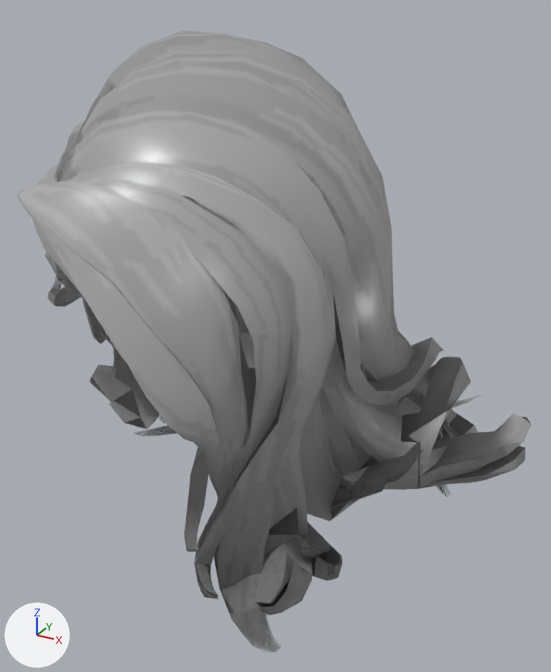
The glTF model public/models/daz_hair_glam_wave.glb: old version first, new version second.
Both versions are drawn from a 50 mm camera at (0.229, -0.355, 0.168) aimed at (0.021, 0.025, -0.022). The axes (+X, +Y, +Z) are drawn at lower left. The lights are the same throughout. The first picture is the older version. Vertices at exactly the same position are counted once.

In view in the first picture: 'daz_hair_glam_wave'.
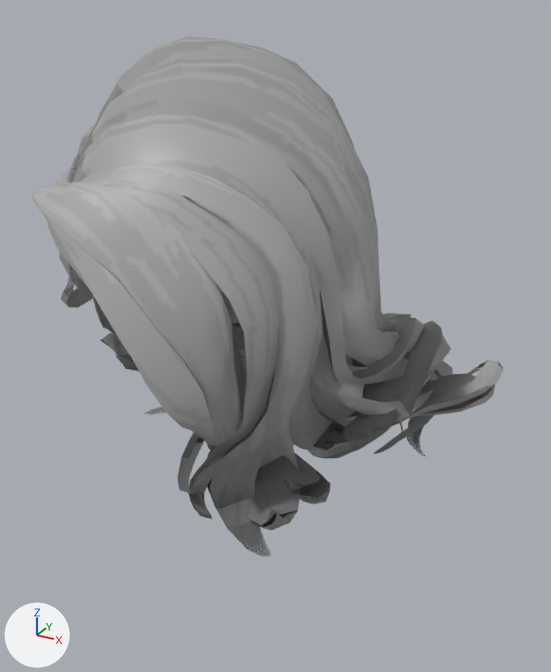
Boxes (x1, y1, x2, y2) around the edits, measured in the pictures (551 x 672 px):
'daz_hair_glam_wave', surface changed, reshaped (8% narrower, 16% shorter): before (17, 30, 531, 643); after (32, 36, 504, 549)

What the commit changed:
In material 'daz_hair_glam_wave_Mat' (mat_daz_hair_glam_wave_mat), roughness goes from 0.34 to 0.46.
me_daz_hair_glam_wave is used by ob_daz_hair_glam_wave; location (0.0, 0.0, 0.0).
me_daz_hair_glam_wave had 6613 vertices, 13392 faces and spanned x -0.15..0.166, y -0.156..0.216, z -0.143..0.153.
me_daz_hair_glam_wave now has 6613 vertices, 13392 faces and spans x -0.131..0.144, y -0.148..0.184, z -0.146..0.151.
me_daz_hair_glam_wave part 1: 6612 of 6613 vertices moved; they spanned x -0.15..0.166, y -0.156..0.216, z -0.143..0.153 and now span x -0.131..0.144, y -0.148..0.184, z -0.146..0.151; mean shift (0.0, -0.005, 0.02); largest move (0.11, 0.216, -0.13) -> (0.09, 0.184, -0.082).
